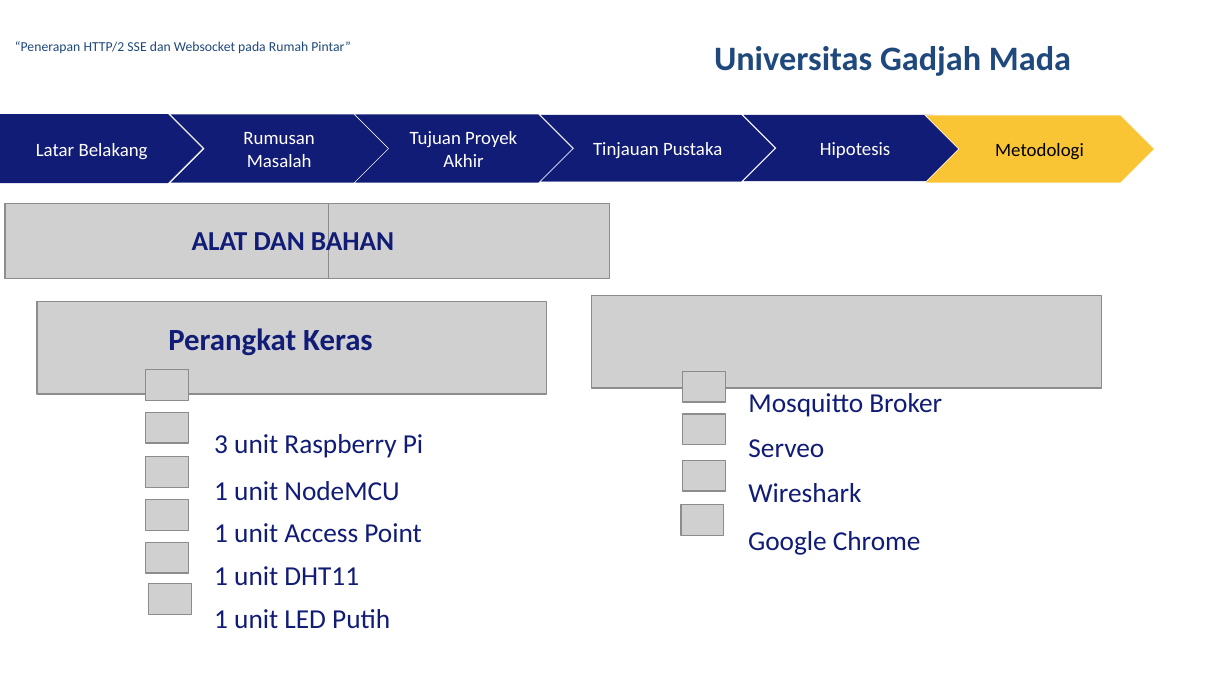
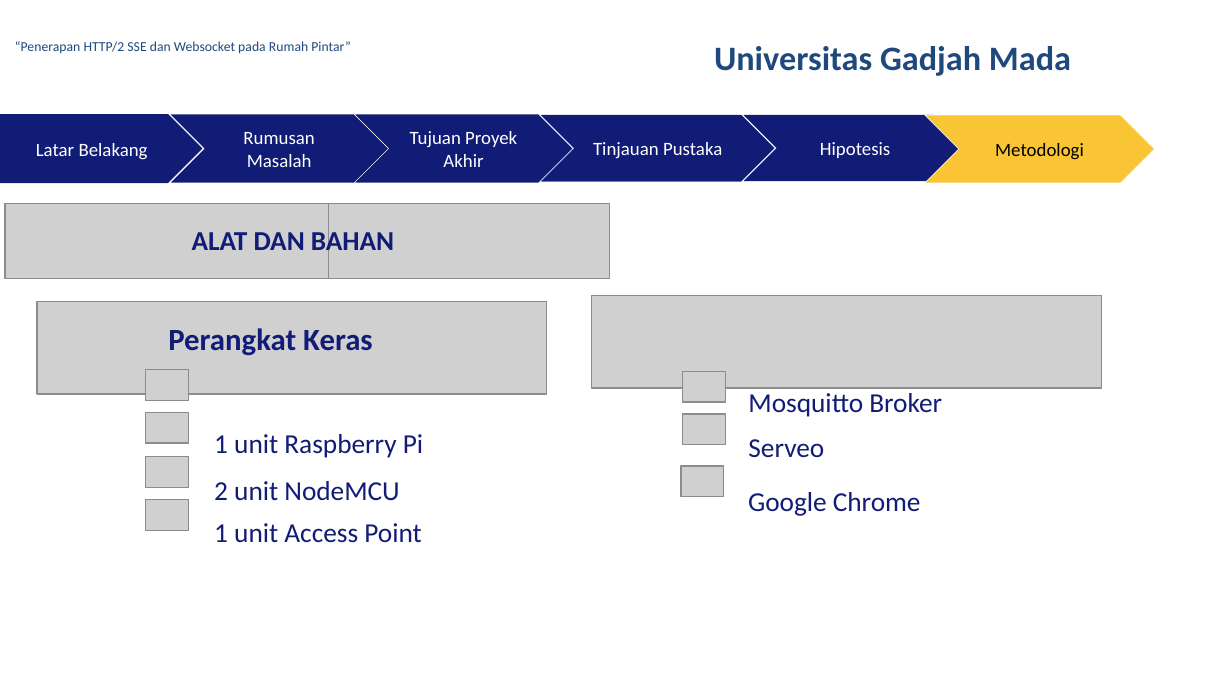
Before and after one commit to rusminto/ws_sse, a slide deck: slide 20 of berkas/ppt muham.pptx (slide 21 before the commit). Drawn at 1232x693 pixels with LibreOffice and Linux fonts; fonts in the diff are those of the drawing; grey boxes stand for pictures; background and template pictures are left out. Boxes give left, top, right and bottom in pixels: in the first picture for what was removed or moved away, otherwise in the second. Text is boxed around its words. In the diff, an @@ line names an element or a change of style, - is before the commit and + after.

```diff
--- a/berkas/ppt muham.pptx
+++ b/berkas/ppt muham.pptx
@@ text at box(214, 434, 423, 458): text changed @@
-3 unit Raspberry Pi
+1 unit Raspberry Pi
@@ picture: place and size @@
-picture at box(681, 505, 724, 536)
+picture at box(681, 466, 724, 496)
@@ picture removed at box(683, 461, 726, 492) @@
@@ text "Google Chrome": place and size @@
-text "Google Chrome" at box(748, 531, 921, 555)
+text "Google Chrome" at box(748, 492, 921, 516)
@@ text at box(214, 481, 399, 501): text changed @@
-1 unit NodeMCU
+2 unit NodeMCU
@@ text removed at box(748, 483, 861, 503) @@
-Wireshark
@@ picture removed at box(145, 542, 188, 573) @@
@@ text removed at box(214, 566, 359, 586) @@
-1 unit DHT11
@@ picture removed at box(149, 584, 192, 615) @@
@@ text removed at box(214, 609, 390, 629) @@
-1 unit LED Putih
```
Also in this commit, not shown: 8 other slides changed, 4 other files.
